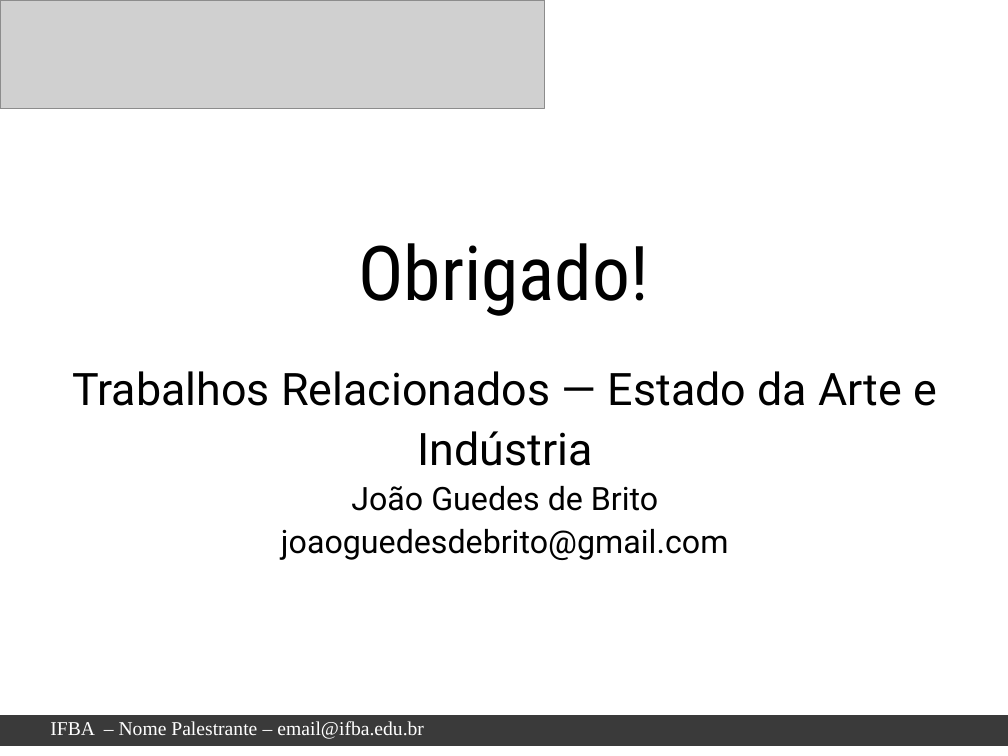
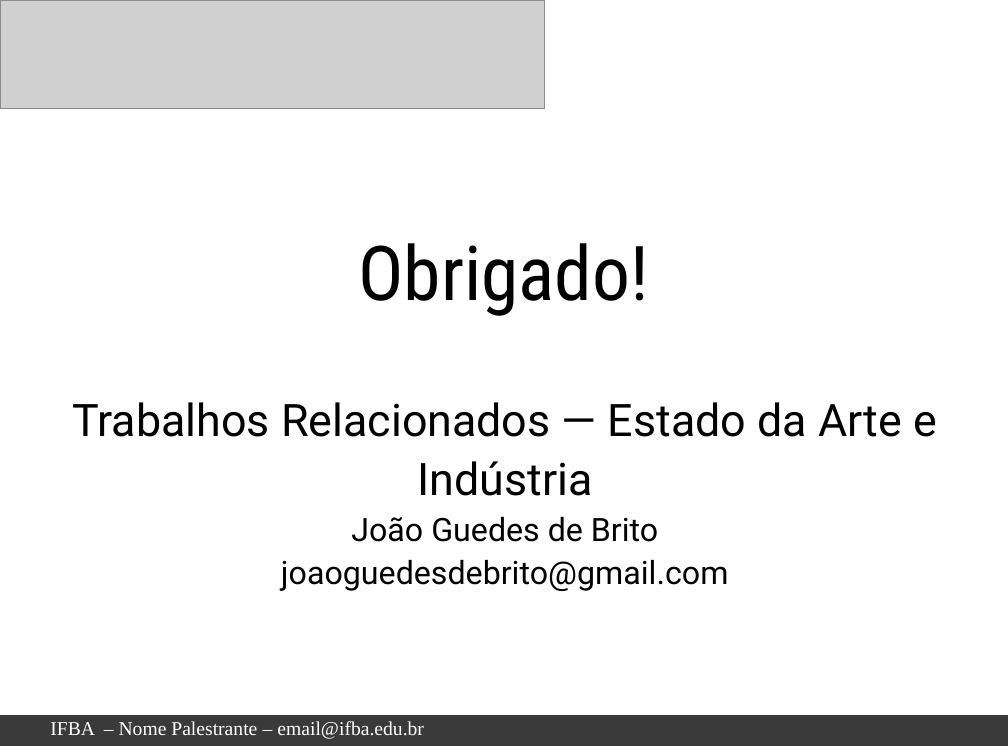
Before and after one commit to jgbcientista/gestao-autonomo, a slide deck: slide 16 of docs/trabalhos-relacionados.pptx (slide 14 before the commit). Drawn at 1008x756 pixels with LibreOffice and Linux fonts; fonts in the diff are those of the drawing; grey boxes stand for pictures; background and template pictures are left out. Boxes give left, top, right and bottom in pixels: in the first picture for what was removed or moved away, otherwise in the second. Text is boxed around its words. In the diff, an @@ line names an element or a change of style, - is before the commit and + after.

```diff
--- a/docs/trabalhos-relacionados.pptx
+++ b/docs/trabalhos-relacionados.pptx
@@ text "Trabalhos Relacionados — Estado da ..." at (72,402,937,591): vertical alignment middle to top @@
```
Also in this commit, not shown: 11 other slides changed, 2 slides added.
